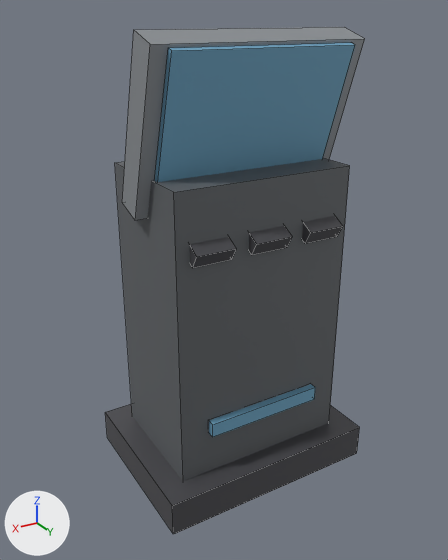
What one commit did to the Blender file assets/source/prop_terminal.blend.
One viewpoint serves both versions: a 50 mm camera at (1.031, 1.675, 1.542) aimed at (0.009, -0.028, 0.69). The axes (+X, +Y, +Z) are drawn at lower left. The lights are the same throughout. The picture after the commit comes second. Mesh edges are drawn as thin lines.

Script lines for the objects in view, before the commit:
```python
me_prop_terminal_mesh = bpy.data.meshes.new('prop_terminal_mesh')
me_prop_terminal_mesh.from_pydata(...)  # 64 vertices, 48 faces; spans x -0.39..0.39, y -0.29..0.29, z 0.0..1.5
# faces by material slot: [6, 24, 6, 12]
me_prop_terminal_mesh.materials.append(mat_ns_body_dark)  # dark grey #65696c
me_prop_terminal_mesh.materials.append(mat_ns_trim)  # dark grey #555559
me_prop_terminal_mesh.materials.append(mat_ns_body)  # grey #93979b
me_prop_terminal_mesh.materials.append(mat_ns_energy_cyan)  # blue #6fa6c4
ob_prop_terminal = bpy.data.objects.new('prop_terminal', me_prop_terminal_mesh)
ob_prop_terminal.location = (0.0, 0.0, 0.0)
```
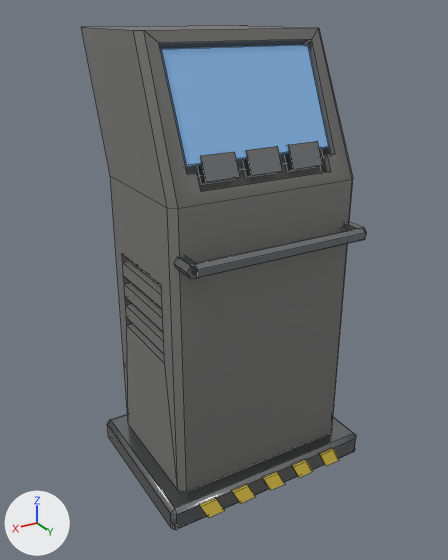
Location of each change, [x1, y1, x2, y2] in pixels of the pictures (448 x 560 px; the box of a moved part takes in the faces that stretch with it):
'prop_terminal', reshaped (10% wider): before [105, 27, 365, 534]; after [81, 26, 366, 530]
part 1 of me_prop_terminal_mesh, moved or reshaped: before [122, 27, 365, 220]; after [285, 141, 322, 172]
part 2 of me_prop_terminal_mesh, added: after [194, 228, 366, 279]
part 3 of me_prop_terminal_mesh, added: after [341, 222, 366, 232]
part 4 of me_prop_terminal_mesh, added: after [174, 256, 196, 279]
part 5 of me_prop_terminal_mesh, rebuilt: before [115, 158, 350, 481]; after [81, 26, 353, 492]
part 6 of me_prop_terminal_mesh, rebuilt (11% shorter): before [105, 404, 360, 534]; after [107, 414, 356, 530]
part 7 of me_prop_terminal_mesh, rebuilt: before [154, 42, 355, 182]; after [160, 45, 329, 167]
part 8 of me_prop_terminal_mesh, deleted: before [302, 216, 343, 244]
part 9 of me_prop_terminal_mesh, deleted: before [249, 226, 292, 255]
part 10 of me_prop_terminal_mesh, deleted: before [190, 237, 237, 268]
part 11 of me_prop_terminal_mesh, deleted (blue): before [209, 384, 315, 437]
part 12 of me_prop_terminal_mesh, added: after [200, 448, 339, 517]
part 13 of me_prop_terminal_mesh, added: after [198, 146, 283, 184]

Edits to the bpy script that builds the scene:
```text
Change me_prop_terminal_mesh:
    remove me_prop_terminal_mesh.from_pydata(...)  # 64 vertices, 48 faces; spans x -0.39..0.39, y -0.29..0.29, z 0.0..1.5
    remove me_prop_terminal_mesh.materials.append(mat_ns_body_dark)  # dark grey #65696c
    remove me_prop_terminal_mesh.materials.append(mat_ns_trim)  # dark grey #555559
    remove me_prop_terminal_mesh.materials.append(mat_ns_body)  # grey #93979b
    remove me_prop_terminal_mesh.materials.append(mat_ns_energy_cyan)  # blue #6fa6c4
    add me_prop_terminal_mesh.from_pydata(...)  # 260 vertices, 198 faces; spans x -0.39..0.39, y -0.43..0.32, z 0.0..1.5
    me_prop_terminal_mesh part 1: the loose piece of 8 vertices spanning x -0.35..0.35, y -0.07..0.19, z 0.98..1.5 is scaled about its middle by (0.157, -0.215, 0.14), then moved by (-0.15, 0.11, -0.1), in mat_ns_steel (grey #939496)
    me_prop_terminal_mesh part 2: a new loose piece, a 6-sided cylinder along x spanning x -0.3..0.3, y 0.281..0.319, z 0.878..0.922, in mat_ns_steel (grey #939496)
    me_prop_terminal_mesh part 3: a new loose piece, a 6-sided cylinder along y spanning x -0.322..-0.278, y 0.22..0.3, z 0.881..0.919, in mat_ns_steel (grey #939496)
    me_prop_terminal_mesh part 4: a new loose piece, a 6-sided cylinder along y spanning x 0.278..0.322, y 0.22..0.3, z 0.881..0.919, in mat_ns_steel (grey #939496)
    me_prop_terminal_mesh part 5: the loose piece of 8 vertices spanning x -0.31..0.31, y -0.21..0.21, z 0.0..1.1 is rebuilt with 104 vertices and now spans x -0.33..0.33, y -0.43..0.23, z 0.09..1.5, in mat_ns_concrete (grey #767674)
    me_prop_terminal_mesh part 6: the loose piece of 8 vertices spanning x -0.39..0.39, y -0.29..0.29, z 0.0..0.12 is rebuilt with 24 vertices and now spans x -0.39..0.39, y -0.29..0.29, z 0.0..0.09, in mat_ns_steel (grey #939496)
    me_prop_terminal_mesh part 7: the loose piece of 8 vertices spanning x -0.3..0.3, y 0.06..0.2, z 1.06..1.46 is rebuilt with 8 vertices and now spans x -0.25..0.25, y 0.02..0.17, z 1.15..1.45, in mat_ns_team (blue #76a2ce, glowing blue #76a2ce)
    me_prop_terminal_mesh part 8: the loose piece of 8 vertices spanning x -0.26..-0.14, y 0.15..0.25, z 0.88..0.96 is deleted
    me_prop_terminal_mesh part 9: the loose piece of 8 vertices spanning x -0.06..0.06, y 0.15..0.25, z 0.88..0.96 is deleted
    me_prop_terminal_mesh part 10: the loose piece of 8 vertices spanning x 0.14..0.26, y 0.15..0.25, z 0.88..0.96 is deleted
    me_prop_terminal_mesh part 11: the loose piece of 8 vertices spanning x -0.21..0.21, y 0.2..0.23, z 0.28..0.33 is deleted
    me_prop_terminal_mesh part 12
    20 vertices are added at x -0.29..0.26, y 0.29..0.3, z 0.01
    20 new vertices lie (0.03, 0.0, 0.07) away from vertices in x -0.29..0.26, y 0.29..0.3, z 0.01
    30 new faces join them, mat_ns_hazard (yellow #d1b842)
    me_prop_terminal_mesh part 13
    8 vertices are added at x -0.05..0.21, y 0.15..0.17, z 1.17..1.18
    8 new vertices lie (0.0, 0.03, -0.07) away from vertices in x -0.05..0.21, y 0.15..0.17, z 1.17..1.18
    12 new faces join them, mat_ns_steel (grey #939496)
    me_prop_terminal_mesh part 14: the surface is now shaded smooth
    other edits to the shape of me_prop_terminal_mesh do not show in these pictures
    add me_prop_terminal_mesh.materials.append(mat_ns_steel)  # grey #939496
    add me_prop_terminal_mesh.materials.append(mat_ns_concrete)  # grey #767674
    add me_prop_terminal_mesh.materials.append(mat_ns_team)  # blue #76a2ce, glowing blue #76a2ce
    add me_prop_terminal_mesh.materials.append(mat_ns_hazard)  # yellow #d1b842
```
